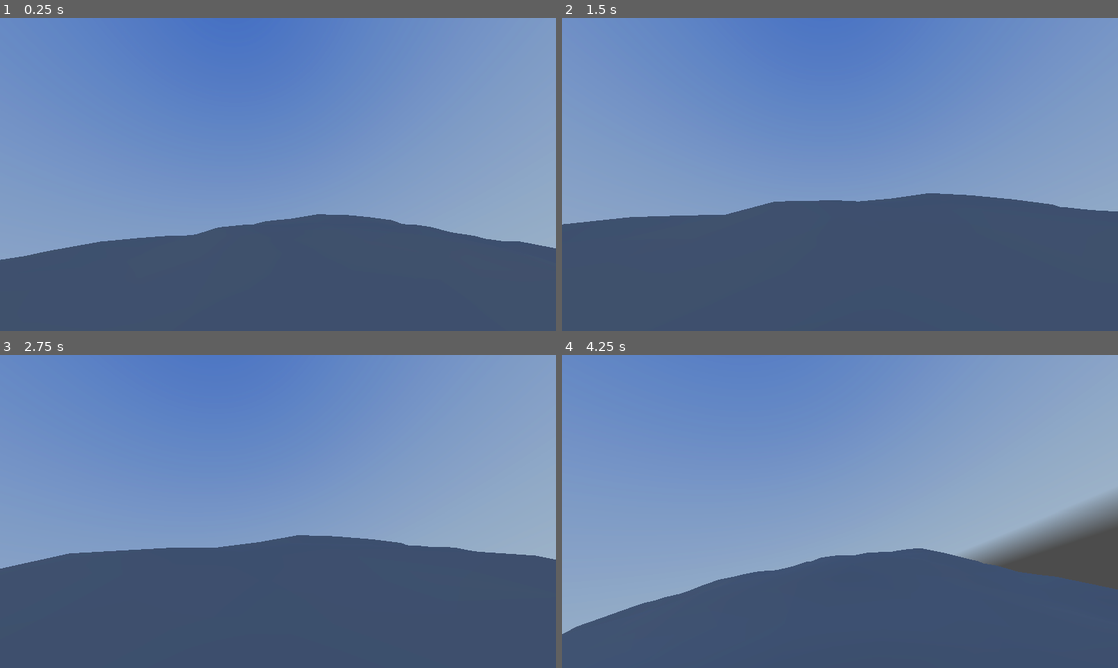
Above: before the commit, frames 1-4 (two rows, left to right).
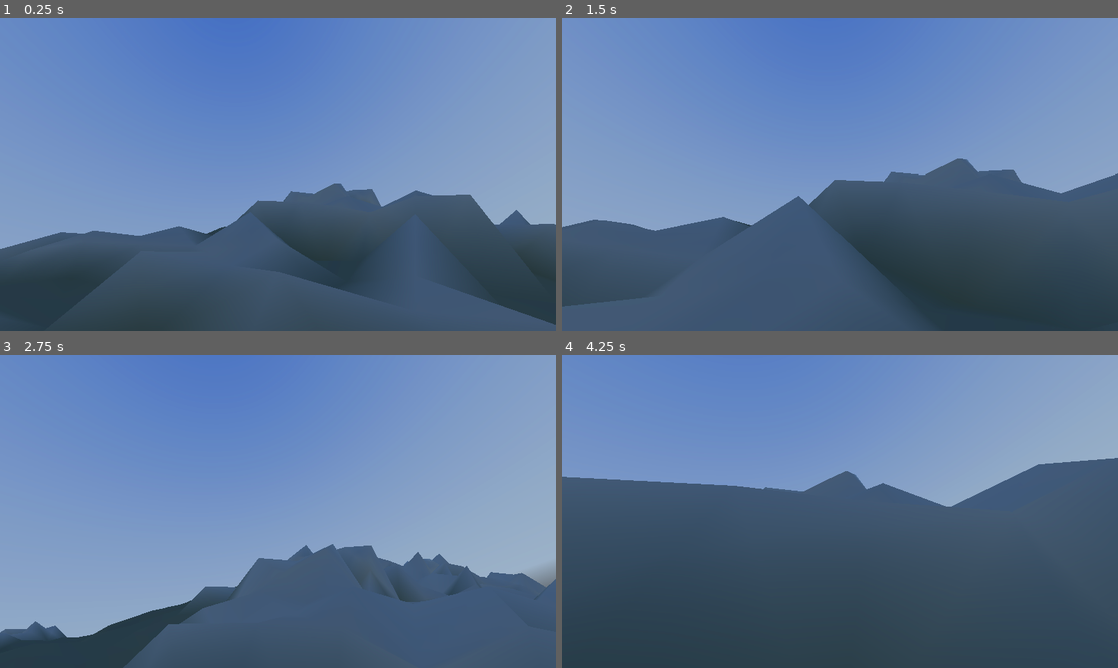
Above: after the commit, the same moments.

Repository: reeceBaker13/procedural_planet
Game: Godot game, scene res://scenes/world.tscn
The game is run twice, just before and just after one commit, with the same random seed, the same clock (stepped at 60 frames per second) and the same inputs. A sky picture missing from this copy of the repository is replaced by a grey-blue gradient.
Inputs (mouse positions are in pixels of both pictures, inside the frame that each line leads up to):
- Up to frame 1 (0.25 s): no input
- Up to frame 2 (1.5 s): tap Enter (ui_accept) at 0.5, 0.77 s; move the mouse to (867, 174) at 0.52 s; hold Shift (camera_sprint) 0.53-1.28 s; hold W (move_forward) from 0.53 s (still down); move the mouse to (812, 174) at 1.27 s; tap Q at 1.35 s
- Up to frame 3 (2.75 s): keep holding W (move_forward); tap Enter (ui_accept) at 1.52 s; move the mouse to (289, 505) at 2.02 s; tap E at 2.1 s
- Up to frame 4 (4.25 s): keep holding W (move_forward); move the mouse to (834, 517) at 2.77 s; tap Shift (camera_sprint) at 2.85 s; tap Enter (ui_accept) at 3.02, 3.77 s; move the mouse to (878, 514) at 3.52 s; tap Q at 3.6 s

The runs differ from the first frame. In frame 1, 16% of the frame differs, in the area x 0-100%, y 52-100%; in frame 2, 15%; in frame 3, 15%; in frame 4, 47%, in the area x 0-100%, y 32-100%.

Commit message:
Changes to be committed: 	modified:   scripts/PlanetSettings.gd 	modified:   scripts/TerrainChunk.gd

Diff:
--- a/scripts/PlanetSettings.gd
+++ b/scripts/PlanetSettings.gd
@@ -1,82 +1,162 @@
 class_name PlanetSettings
 extends Resource
 
-@export_group("Planet Geometry")
-@export_range(10.0, 1000.0, 1.0, "or_greater")
+# ======================================
+# PLANET GEOMETRY
+# ======================================
+
+@export_group("01. Planet Geometry")
+
+## Radius of the undeformed planet
+@export_range(10.0, 1000.0, 1.0)
 var radius: float = 800.0
 
-@export_range(1, 8, 1)
+## Subdivision level of the icosphere.
+## Higher levels increase mesh and collision costs substantially.
+@export_range(1, 7, 1)
 var subdivisions: int = 6
 
-@export_group("Terrain Heights")
+
+# ======================================
+# TERRAIN SHAPE
+# ======================================
+
+@export_group("02. Terrain Shape")
+
+## Maximum depth of the generated seabed below the base radius.
 @export_range(0.0, 200.0, 0.1)
 var ocean_depth: float = 24.0
 
+## Base elevation of land above the base radius.
 @export_range(0.0, 300.0, 0.1)
 var land_height: float = 40.0
 
-@export_range(0.0, 500.0, 0.1)
+## Maximum additional elevation contributed by mountains.
+@export_range(0.0, 200.0, 0.1)
 var mountain_height: float = 80.0
 
-@export_range(0.0, 50.0, 0.1)
+## Amplitude of small-scale displacement applied on terrain.
+@export_range(0.0, 20.0, 0.1)
 var detail_height: float = 2.4
 
-@export_group("World Biome Levels")
-@export var sea_level: float = 0.0
 
-@export_range(0.0, 500.0, 0.1)
+# ======================================
+# BIOME THRESHOLDS
+# ======================================
+
+@export_group("03. Biome Thresholds")
+
+## Surface elevation of the ocean, measured
+## relative to the undeformed planet radius.
+@export_range(-100.0, 100.0, 0.1)
+var sea_level: float = 0.0
+
+## Elevation above which sufficiently cold terrain
+## may be classified as snowy mountains.
+@export_range(0.0, 200.0, 0.1)
 var snow_level: float = 52.0
 
-@export_range(0.0, 500.0, 0.1)
-var mountain_level: float = 425.0
+## Elevation above which land is classified as mountainous.
+@export_range(0.0, 200.0, 0.1)
+var mountain_level: float = 70.0
 
-@export_group("Noise Frequencies")
+
+# ======================================
+# TERRAIN NOISE
+# ======================================
+
+@export_group("04. Terrain Noise")
+
+## Controls the scale of continental land/ocean variation.
 @export_range(0.0, 0.02, 0.0001)
 var continental_noise_frequency: float = 0.0012
 
+## Controls the scale of mountain noise. Currently requires
+## consistent frequency scaling in NoiseGenerator.gd
 @export_range(0.0, 5.0, 0.01)
 var mountain_noise_frequency: float = 2.2
 
+## Controls the scale of fine terrain detail
 @export_range(0.0, 100, 0.1)
 var detail_noise_frequency: float = 20.0
 
+## Controls the distribution of mountainous regions.
+@export_range(0.0, 0.01, 0.0001)
+var mountain_mask_noise: float = 0.003
+
+
+# ======================================
+# CLIMATE NOISE
+# ======================================
+
+@export_group("05. Climate Noise")
+
+## Controls variation in moisture across the planet.
 @export_range(0.0, 0.02, 0.0001)
 var moisture_noise_frequency: float = 0.0012
 
+## Controls large-scale temperature variation.
 @export_range(0.0, 5.0, 0.01)
 var temperature_noise_frequency: float = 0.8
 
+## Controls finer temperature variation.
 @export_range(0.0, 10.0, 0.1)
 var temperature_detail_noise: float = 3.0
 
-@export_range(0.0, 0.01, 0.0001)
-var mountain_mask_noise: float = 0.003
 
-@export_group("Land Visuals")
+# ======================================
+# LAND APPEARANCE
+# ======================================
+
+@export_group("06. Land Appearance")
+
+## Material roughness of the generated terrain.
 @export_range(0.0, 1.0, 0.01)
 var land_roughness: float = 0.72
 
+## Colour blended into steep terrain slopes.
 @export var rock_color: Color = Color(0.30, 0.29, 0.27)
 
+## Strength of the rock-colour blend. Zero disables the effect.
 @export_range(0.0, 1.0, 0.01)
 var rock_strength: float = 0.35
 
+## Slope value at which rock colouring starts.
+@export_range(0.0, 2.0, 0.01)
+var rock_slope_start: float = 0.25
+
+## Slope value at which rock colouring reaches full strength.
+@export_range(0.01, 2.0, 0.01)
+var rock_slope_end: float = 0.65
+
+## Colour of shallow underwater terrain.
 @export var shallow_seafloor_color: Color = Color(0.40, 0.31, 0.20)
+
+## Colour of deeper underwater terrain.
 @export var deep_seafloor_color: Color = Color(0.07, 0.09, 0.11)
 
+## Material roughness of the seabed.
 @export_range(0.0, 1.0, 0.01)
 var seafloor_roughness: float = 0.9
 
 
-@export_group("Ocean Visuals")
+# ======================================
+# WATER APPEARANCE
+# ======================================
 
+@export_group("07. Ocean Appearance")
+
+## Colour of the seperate water surface.
 @export var water_color: Color = Color(0.08, 0.36, 0.52)
 
+## Alpha opacity of the water surface: 1 is opaque, 0 is invisible.
 @export_range(0.0, 1.0, 0.01)
 var water_opacity: float = 0.9
 
+## Roughness of the water material.
 @export_range(0.0, 1.0, 0.01)
 var water_roughness: float = 0.18
 
+## Specular response of the water material.
 @export_range(0.0, 1.0, 0.01)
 var water_specular: float = 0.8
--- a/scripts/TerrainChunk.gd
+++ b/scripts/TerrainChunk.gd
@@ -19,9 +19,6 @@
 var sphere_vertices: Array[Vector3] = []
 var sphere_triangles: Array = []
 var midpoint_cache: Dictionary = {}
-
-# Materials
-var ocean_material: StandardMaterial3D
 
 # Constructor
 func setup(planet_seed: int, p_settings: PlanetSettings) -> float:
@@ -32,7 +29,7 @@
         return 0.0
 
     continental_noise = NoiseGenerator.new(planet_seed, settings.continental_noise_frequency, settings.radius)
-    mountain_noise = NoiseGenerator.new(planet_seed + 1, settings.moisture_noise_frequency, settings.radius)
+    mountain_noise = NoiseGenerator.new(planet_seed + 1, settings.mountain_noise_frequency, settings.radius)
     detail_noise = NoiseGenerator.new(planet_seed + 2, settings.detail_noise_frequency, settings.radius)
 
     moisture_noise = NoiseGenerator.new(planet_seed + 3, settings.moisture_noise_frequency, settings.radius)
@@ -98,11 +95,11 @@
     uniform vec4 shallow_seafloor_color;
     uniform vec4 deep_seafloor_color;
 
+    uniform float rock_slope_start;
+    uniform float rock_slope_end;
+
     varying vec3 biome_color;
     varying float terrain_height;
-
-	varying vec3 biome_color;
-	varying float terrain_height;
 
 	void vertex() {
 		// Pass the vertex colour from SurfaceTool to the fragment shader.
@@ -153,15 +150,9 @@
 			);
 
 			float rock_mask = smoothstep(
-				0.25,
-				0.65,
+				rock_slope_start,
+				max(rock_slope_end, rock_slope_start + 0.001),
 				slope
-			);
-
-			vec3 rock_color = vec3(
-				0.30,
-				0.29,
-				0.27
 			);
 
 			land_color = mix(
@@ -193,11 +184,7 @@
 			SPECULAR = 0.15;
 		}
 	}
-    """ % [
-        settings.radius,
-        settings.mountain_height,
-        settings.ocean_depth
-    ]
+    """
 
     var material = ShaderMaterial.new()
     material.shader = shader
@@ -234,6 +221,13 @@
     )
     material.set_shader_parameter(
         "deep_seafloor_color", settings.deep_seafloor_color
+    )
+
+    material.set_shader_parameter(
+        "rock_slope_start", settings.rock_slope_start
+    )
+    material.set_shader_parameter(
+        "rock_slope_end", settings.rock_slope_end
     )
 
     mesh.surface_set_material(0, material)
@@ -576,6 +570,7 @@
     # The waterline is measured from the planet's base radius.
     var water_radius: float = settings.radius + settings.sea_level
     water_radius = maxf(water_radius, 0.1)
+    water_radius += 1
 
     var sphere := SphereMesh.new()
     sphere.radius = water_radius
